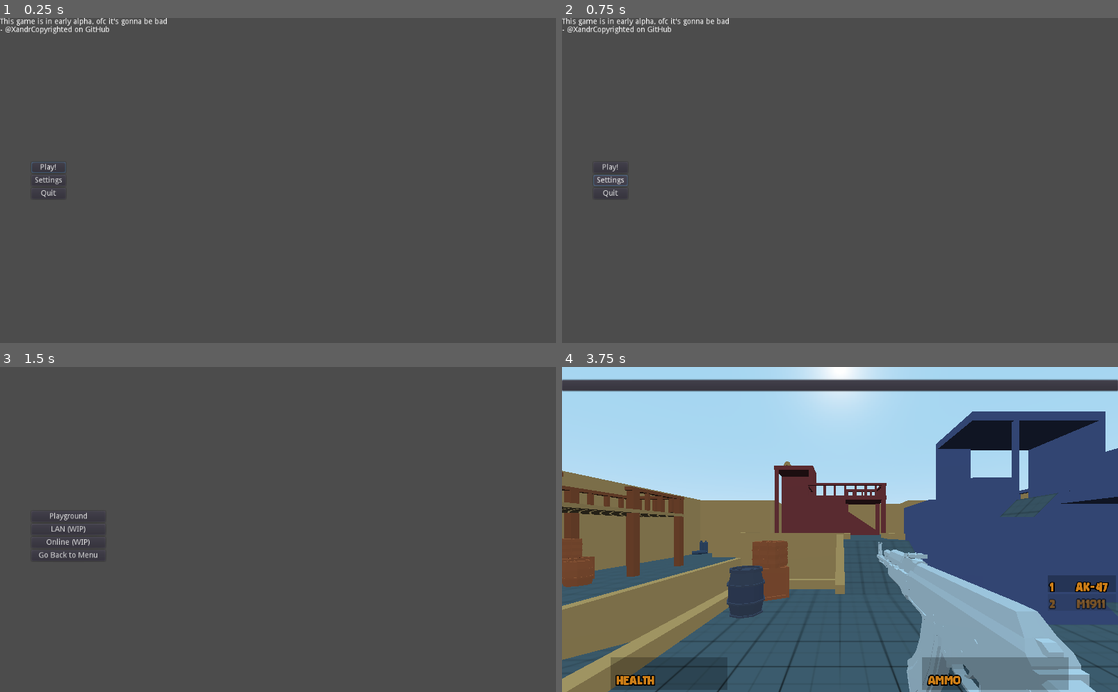
Above: before the commit, frames 1-4 (two rows, left to right).
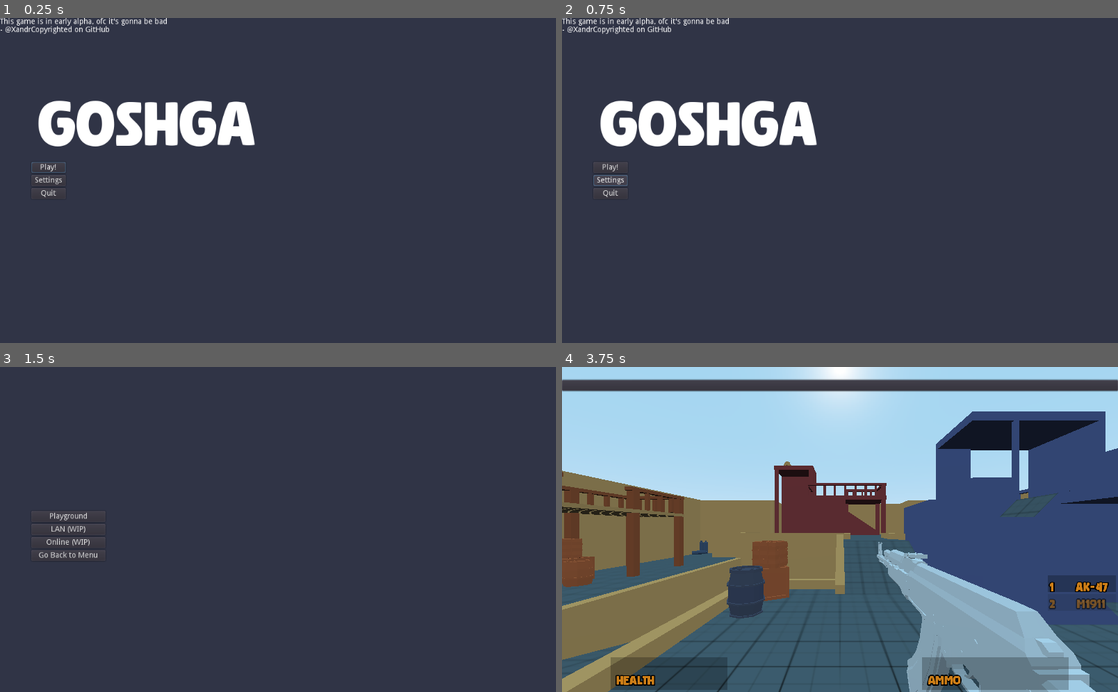
Above: after the commit, the same moments.

Repository: LordJashien/Branel
Game: Godot game, scene res://TSCNorGDfolder/menu.tscn
Same seed, same stepped clock (60 frames per second), same inputs: the game is played once before the commit and once after it. Sound files missing from this copy of the repository are replaced by a short silence.
Inputs:
- Up to frame 1 (0.25 s): no input
- Up to frame 2 (0.75 s): click "Settings" at 0.5 s
- Up to frame 3 (1.5 s): click "Play!" at 1.25 s
- Up to frame 4 (3.75 s): click "Go Back to Menu" at 2 s; click "Play!" at 2.75 s; click "Playground" at 3.5 s

The runs differ from the first frame. In frame 1, 99% of the frame differs, in the area x 0-100%, y 0-100%; in frame 2, 99%; in frame 3, 98%; in frame 4, nothing differs.

Commit message:
i'll work on lan support soon

Diff:
--- /dev/null
+++ b/TSCNorGDfolder/Settings.tscn
@@ -0,0 +1,27 @@
+[gd_scene format=2]
+
+[node name="Settings" type="Control"]
+anchor_right = 1.0
+anchor_bottom = 1.0
+
+[node name="ColorRect" type="ColorRect" parent="."]
+margin_right = 1024.0
+margin_bottom = 600.0
+color = Color( 0.117647, 0.117647, 0.180392, 0.639216 )
+
+[node name="Mocha" type="ColorRect" parent="ColorRect"]
+margin_right = 256.0
+margin_bottom = 64.0
+color = Color( 0.117647, 0.117647, 0.180392, 0.988235 )
+
+[node name="Text" type="RichTextLabel" parent="ColorRect/Mocha"]
+anchor_right = 0.121
+margin_right = 225.024
+margin_bottom = 64.0
+text = "Settings"
+
+[node name="Macchiato" type="ColorRect" parent="ColorRect"]
+margin_left = 256.0
+margin_right = 1024.0
+margin_bottom = 64.0
+color = Color( 0.141176, 0.152941, 0.227451, 0.823529 )
--- a/TSCNorGDfolder/menu.tscn
+++ b/TSCNorGDfolder/menu.tscn
@@ -1,11 +1,23 @@
-[gd_scene load_steps=2 format=2]
+[gd_scene load_steps=4 format=2]
 
 [ext_resource path="res://TSCNorGDfolder/menu.gd" type="Script" id=1]
+[ext_resource path="res://fonts/super_corn.ttf" type="DynamicFontData" id=2]
+
+[sub_resource type="DynamicFont" id=1]
+size = 126
+font_data = ExtResource( 2 )
 
 [node name="Menu" type="Control"]
 anchor_right = 1.0
 anchor_bottom = 1.0
 script = ExtResource( 1 )
+
+[node name="ColorRect" type="ColorRect" parent="."]
+margin_left = -29101.4
+margin_top = -14371.0
+margin_right = 30094.6
+margin_bottom = 14191.0
+color = Color( 0.188235, 0.203922, 0.27451, 1 )
 
 [node name="VBoxContainer" type="VBoxContainer" parent="."]
 anchor_left = 0.057
@@ -41,5 +53,13 @@
 text = "This game is in early alpha, ofc it's gonna be bad
 - @XandrCopyrighted on GitHub"
 
+[node name="Game_Title" type="Label" parent="."]
+margin_left = 69.0
+margin_top = 127.0
+margin_right = 470.0
+margin_bottom = 258.0
+custom_fonts/font = SubResource( 1 )
+text = "GoShGa"
+
 [connection signal="pressed" from="VBoxContainer/Play_Button" to="." method="_on_Play_Button_pressed"]
 [connection signal="pressed" from="VBoxContainer/Quit_Button" to="." method="_on_Quit_Button_pressed"]
--- a/TSCNorGDfolder/menu_play.tscn
+++ b/TSCNorGDfolder/menu_play.tscn
@@ -11,6 +11,13 @@
 margin_bottom = 34.0
 script = ExtResource( 1 )
 
+[node name="ColorRect" type="ColorRect" parent="."]
+margin_left = -29101.4
+margin_top = -14371.0
+margin_right = 30094.6
+margin_bottom = 14191.0
+color = Color( 0.188235, 0.203922, 0.27451, 1 )
+
 [node name="Pick" type="VBoxContainer" parent="."]
 anchor_top = 0.5
 anchor_right = 1.0
@@ -21,6 +28,7 @@
 [node name="Playground" type="Button" parent="Pick"]
 margin_right = 136.0
 margin_bottom = 20.0
+focus_neighbour_top = NodePath("../Go_Back")
 text = "Playground"
 
 [node name="LAN" type="Button" parent="Pick"]
@@ -39,6 +47,7 @@
 margin_top = 72.0
 margin_right = 136.0
 margin_bottom = 92.0
+focus_neighbour_bottom = NodePath("../Playground")
 text = "Go Back to Menu"
 
 [connection signal="pressed" from="Pick/Playground" to="." method="_on_Playground_pressed"]
--- a/TSCNorGDfolder/player/grab/Grab.tscn
+++ b/TSCNorGDfolder/player/grab/Grab.tscn
@@ -22,11 +22,8 @@
 margin_right = 173.0
 margin_bottom = 238.0
 theme = ExtResource( 2 )
-text = "[E] or [JOY_XBOX_Y] to grab"
+text = "[E] to grab"
 align = 1
-__meta__ = {
-"_edit_use_anchors_": false
-}
 
 [node name="GrabTween" type="Tween" parent="."]
 
Binary file added: fonts/TerminessNerdFont.ttf
Binary file added: icon.ico
